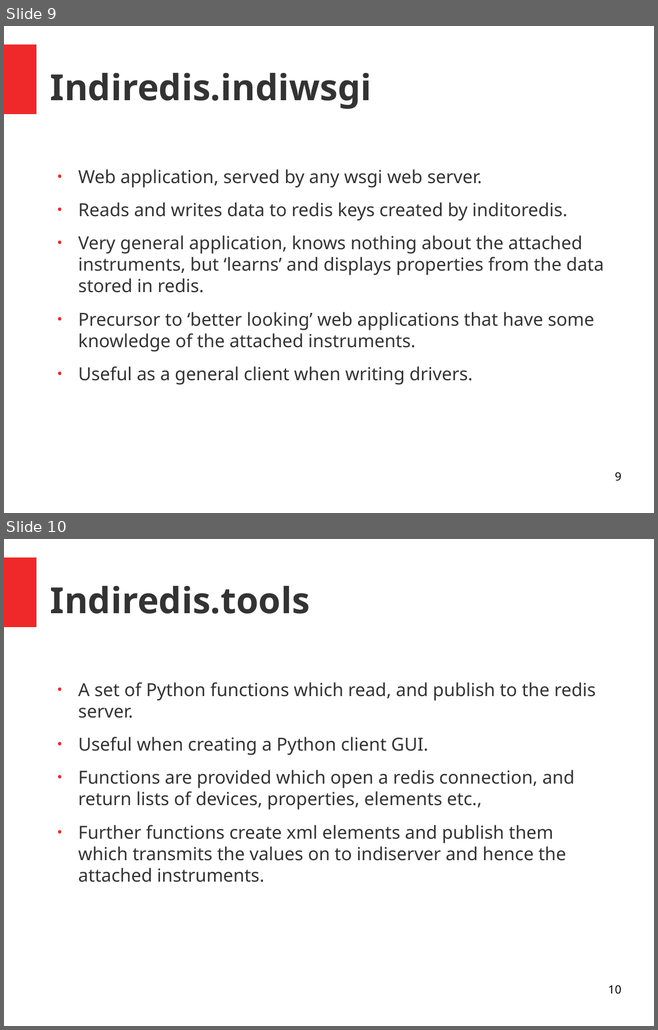
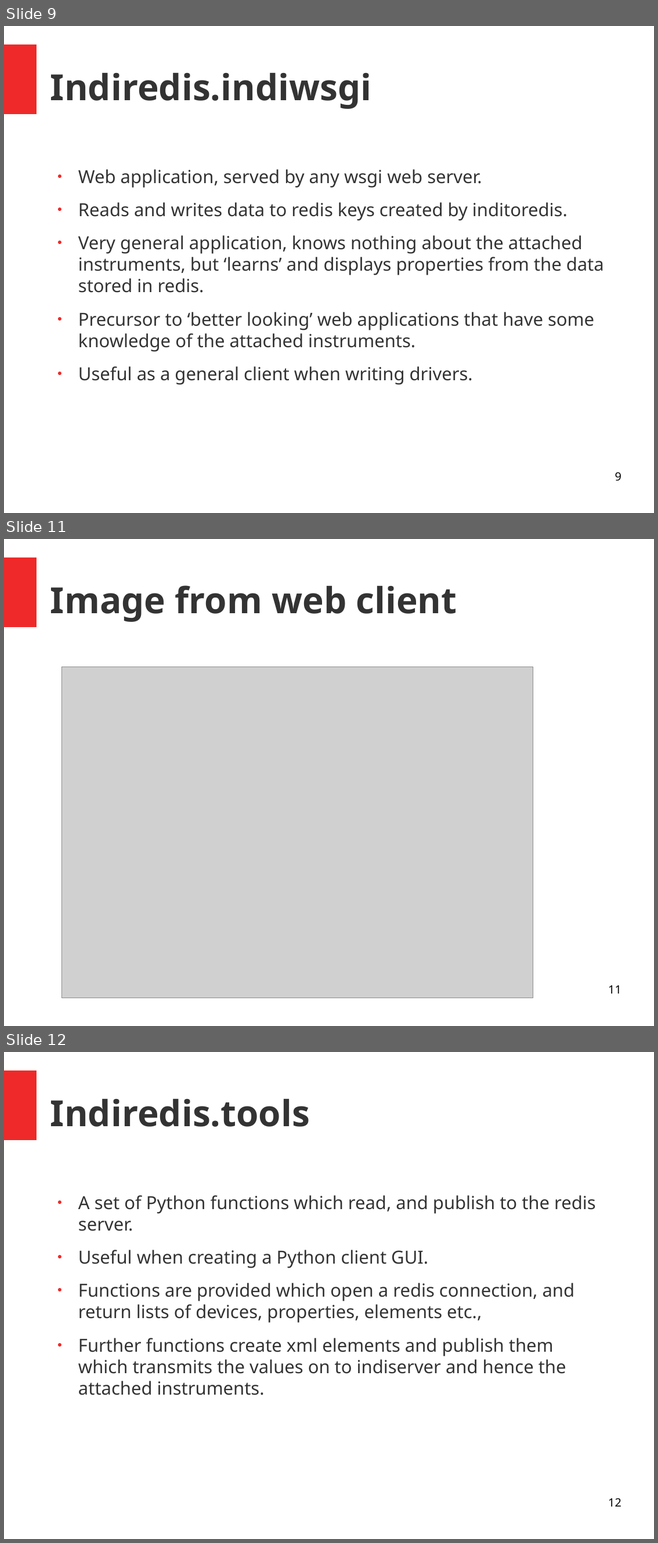
Before and after one commit to bernie-skipole/indi, a slide deck: indislides.odp. Shown one above the other, each under a label of ours: slides 9 and 10 before the commit, slides 9, 11 and 12 after it; the slides between them are not shown. The pictures are 658x1030 and 658x1543 pixels, drawn with LibreOffice and Linux fonts; fonts in the diff are those of the drawing; grey boxes stand for pictures. Boxes give left, top, right and bottom in pixels: in the first picture for what was removed or moved away, otherwise in the second. Text is boxed around its words. In the diff, an @@ line names an element or a change of style, - is before the commit and + after.

Commit message:
Further slides, including web image

```diff
--- a/indislides.odp
+++ b/indislides.odp
@@ slide 11 added at bbox=[4, 539, 654, 1026], background #FFFFFF; not listed: 1 template element that a slide beside it also shows @@
@@ title added at bbox=[50, 585, 456, 622], 44 pt, text #333333, bold @@
+Image from web client
@@ picture added at bbox=[62, 667, 534, 999] @@
@@ page number added at bbox=[608, 986, 621, 994], 14 pt, text #000000 @@
+11
@@ what was slide 10 is now slide 12 @@
@@ page number at bbox=[608, 1498, 621, 1507]: text changed @@
-10
+12
```
Also in this commit, not shown: 1 slide changed, 1 other slide added.
